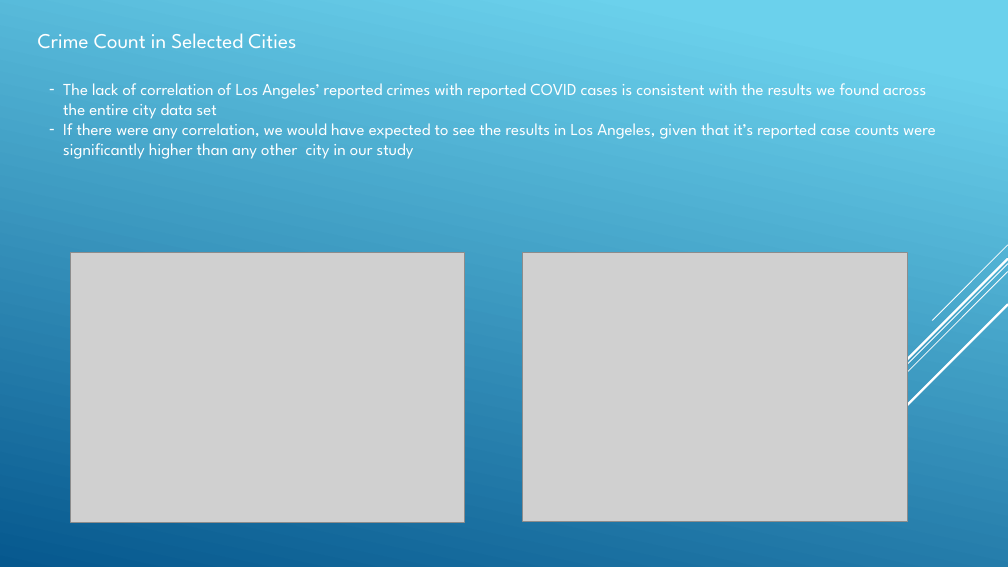
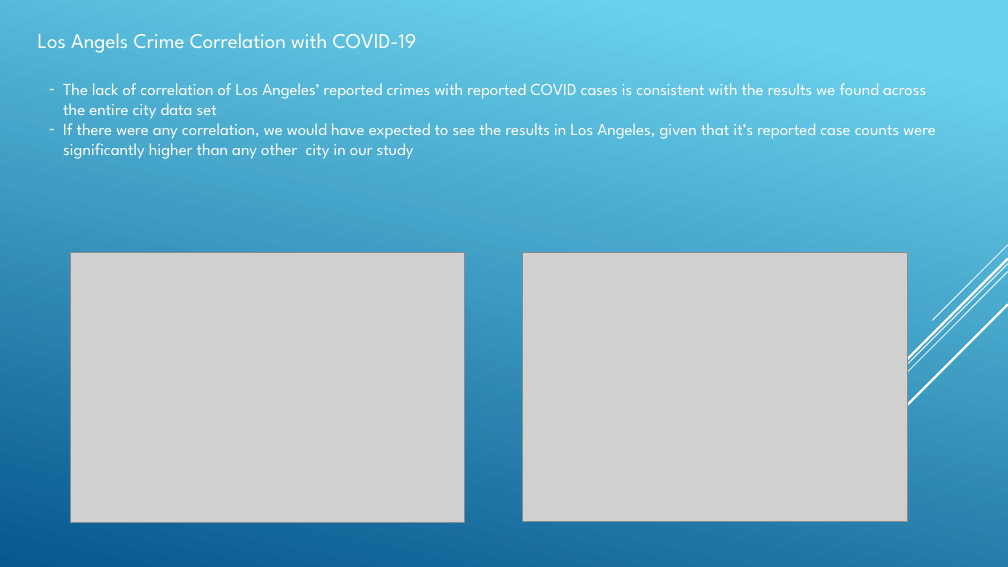
Before and after one commit to angelabanko/Project_1, a slide deck: slide 10 of Draft Presentation.pptx. Drawn at 1008x567 pixels with LibreOffice and Linux fonts; fonts in the diff are those of the drawing; grey boxes stand for pictures. Boxes give left, top, right and bottom in pixels: in the first picture for what was removed or moved away, otherwise in the second. Text is boxed around its words. In the diff, an @@ line names an element or a change of style, - is before the commit and + after.

```diff
--- a/Draft Presentation.pptx
+++ b/Draft Presentation.pptx
@@ text at (x1=38, y1=33, x2=417, y2=53): text changed @@
-Crime Count in Selected Cities
+Los Angels Crime Correlation with COVID-19
```
Also in this commit, not shown: 8 other slides changed.
